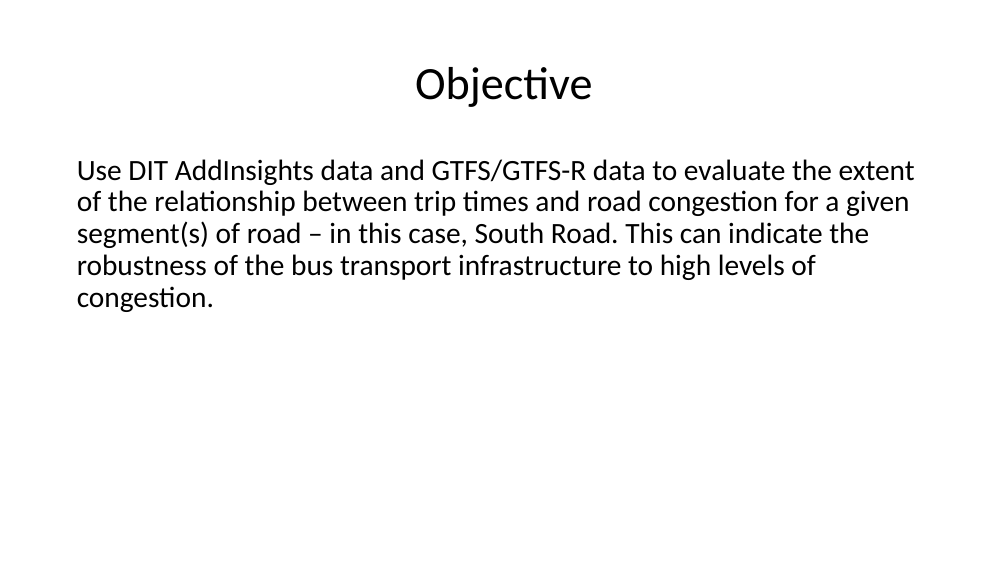
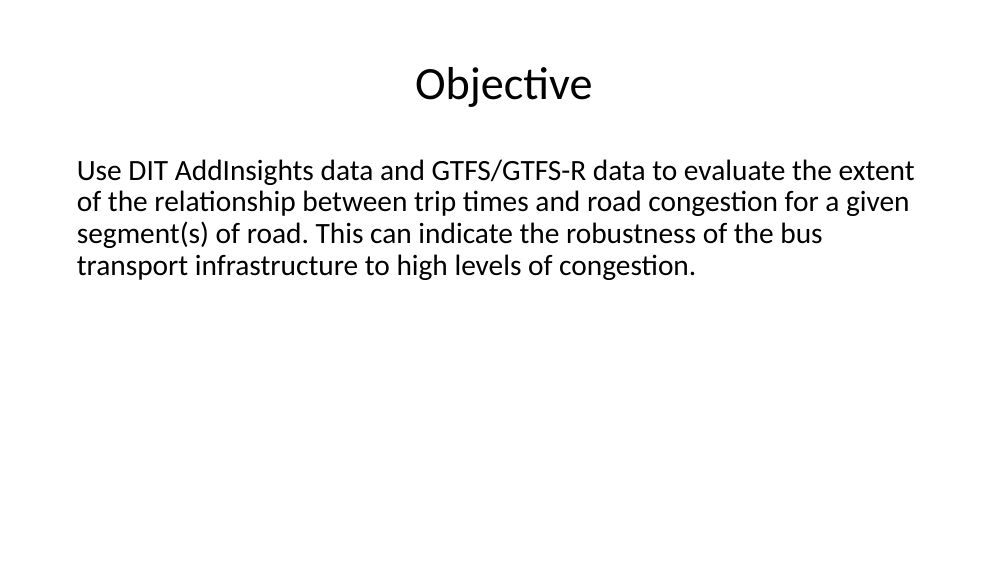
Before and after one commit to imalh2/ETC5543-Lynxx, a slide deck: slide 2 of team-presentation/team_presentation.pptx. Drawn at 1008x567 pixels with LibreOffice and Linux fonts; fonts in the diff are those of the drawing. Boxes give left, top, right and bottom in pixels: in the first picture for what was removed or moved away, otherwise in the second. Text is boxed around its words. In the diff, an @@ line names an element or a change of style, - is before the commit and + after.

```diff
--- a/team-presentation/team_presentation.pptx
+++ b/team-presentation/team_presentation.pptx
@@ text at [77, 159, 915, 280]: text changed @@
-Use DIT AddInsights data and GTFS/GTFS-R data to evaluate the extent of the relationship between trip times and road congestion for a given segment(s) of road – in this case, South Road. This can indicate the robustness of the bus transport infrastructure to high levels of congestion.
+Use DIT AddInsights data and GTFS/GTFS-R data to evaluate the extent of the relationship between trip times and road congestion for a given segment(s) of road. This can indicate the robustness of the bus transport infrastructure to high levels of congestion.
```
Also in this commit, not shown: 12 other slides changed, 1 slide added, 5 other files.
